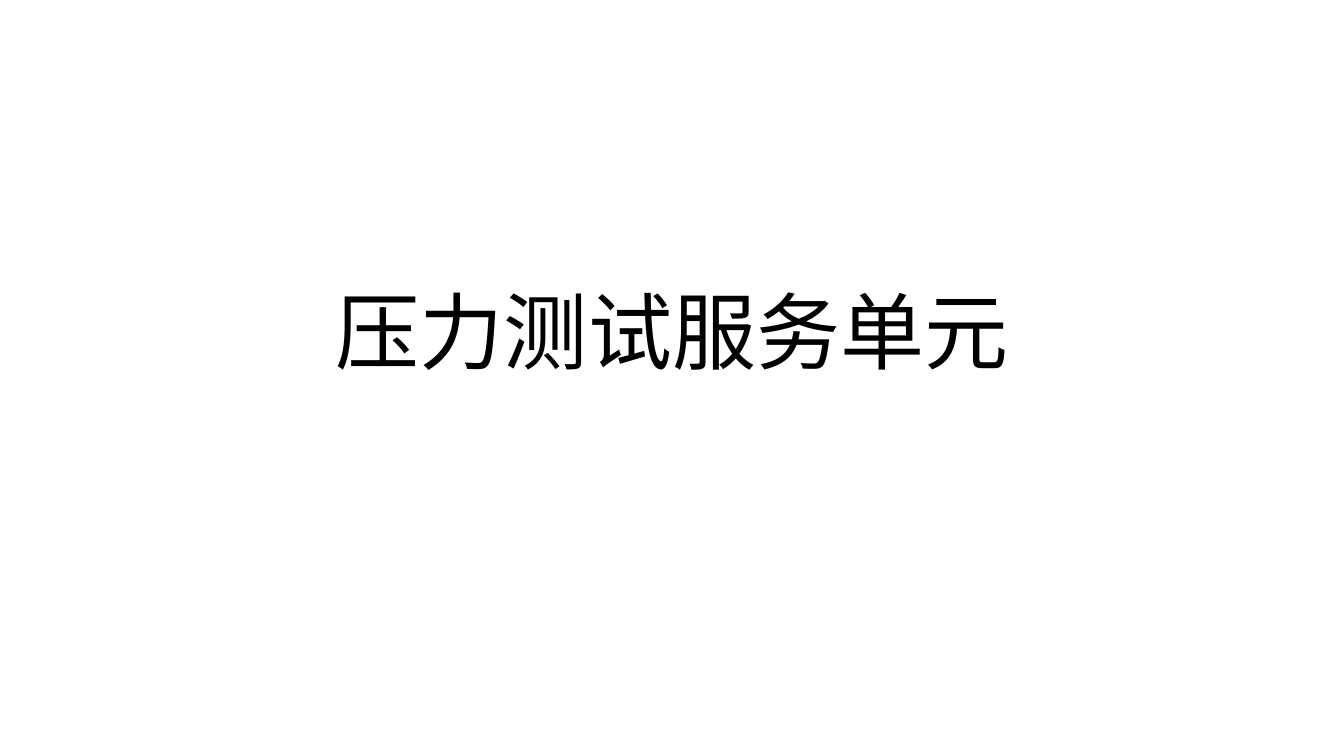
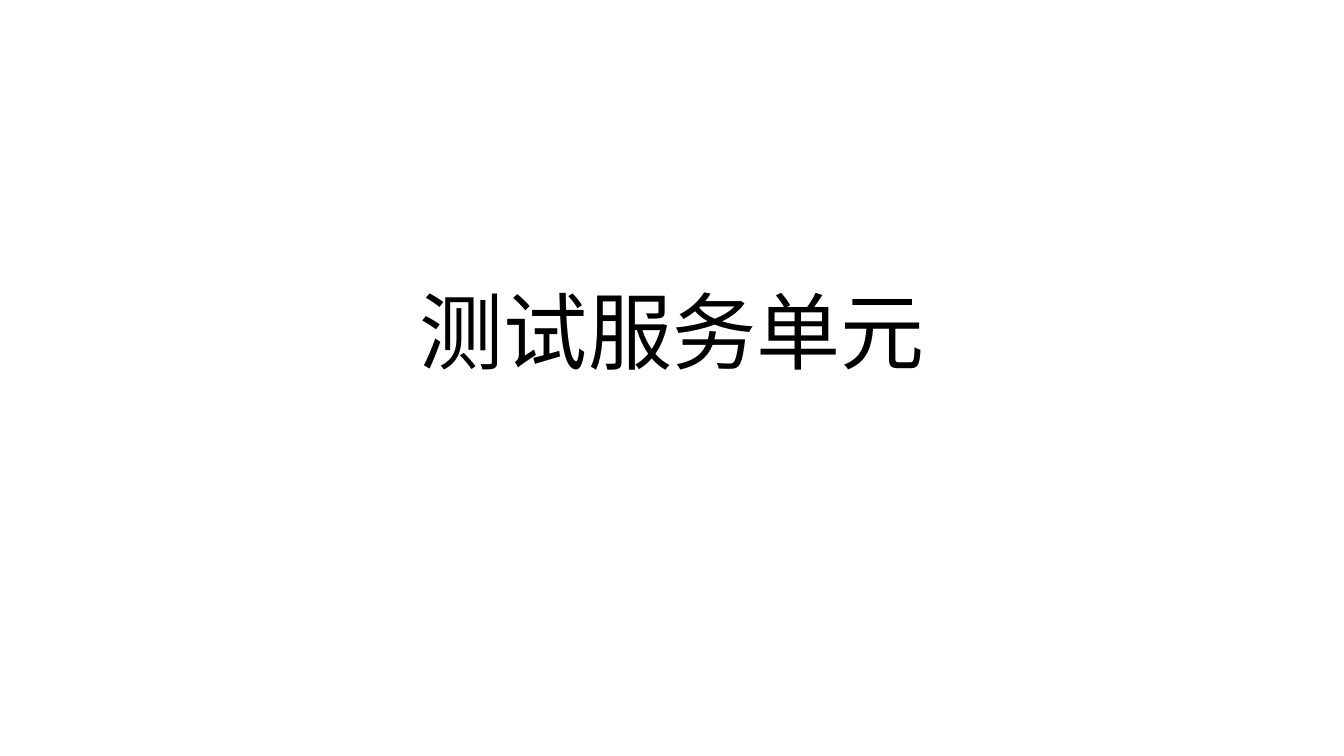
Before and after one commit to WuXiSTC/PressureMeter, a slide deck: slide 1 of 设计图.pptx. Drawn at 1344x756 pixels with LibreOffice and Linux fonts; fonts in the diff are those of the drawing. Boxes give left, top, right and bottom in pixels: in the first picture for what was removed or moved away, otherwise in the second. Text is boxed around its words. In the diff, an @@ line names an element or a change of style, - is before the commit and + after.

```diff
--- a/设计图.pptx
+++ b/设计图.pptx
@@ title at bbox=[420, 292, 924, 370]: text changed @@
-压力测试服务单元
+测试服务单元
```
Also in this commit, not shown: 19 other files.
